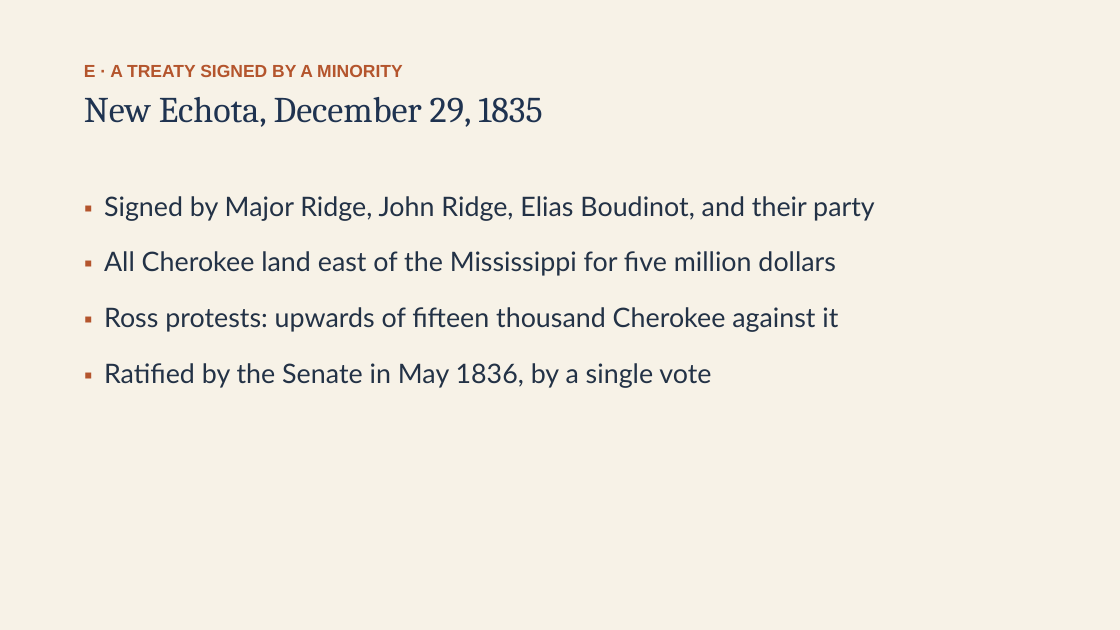
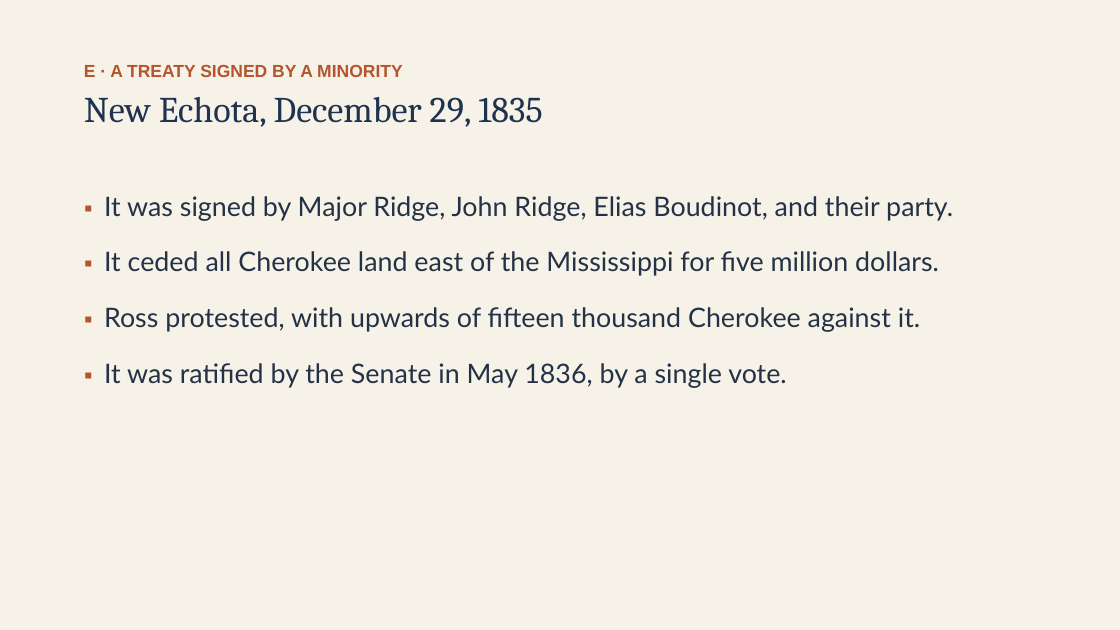
Before and after one commit to ab17gthb/humanities-curriculum-group, a slide deck: slide 18 of jackson-reform/lesson-02/lesson-02-slides.pptx. Drawn at 1120x630 pixels with LibreOffice and Linux fonts; fonts in the diff are those of the drawing. Boxes give left, top, right and bottom in pixels: in the first picture for what was removed or moved away, otherwise in the second. Text is boxed around its words. In the diff, an @@ line names an element or a change of style, - is before the commit and + after.

```diff
--- a/jackson-reform/lesson-02/lesson-02-slides.pptx
+++ b/jackson-reform/lesson-02/lesson-02-slides.pptx
@@ text at (x1=104, y1=196, x2=953, y2=388): text changed @@
-▪ Signed by Major Ridge, John Ridge, Elias Boudinot, and their party
-▪ All Cherokee land east of the Mississippi for five million dollars
-▪ Ross protests: upwards of fifteen thousand Cherokee against it
-▪ Ratified by the Senate in May 1836, by a single vote
+▪ It was signed by Major Ridge, John Ridge, Elias Boudinot, and their party.
+▪ It ceded all Cherokee land east of the Mississippi for five million dollars.
+▪ Ross protested, with upwards of fifteen thousand Cherokee against it.
+▪ It was ratified by the Senate in May 1836, by a single vote.
```
Also in this commit, not shown: 10 other slides changed, 6 other files.
